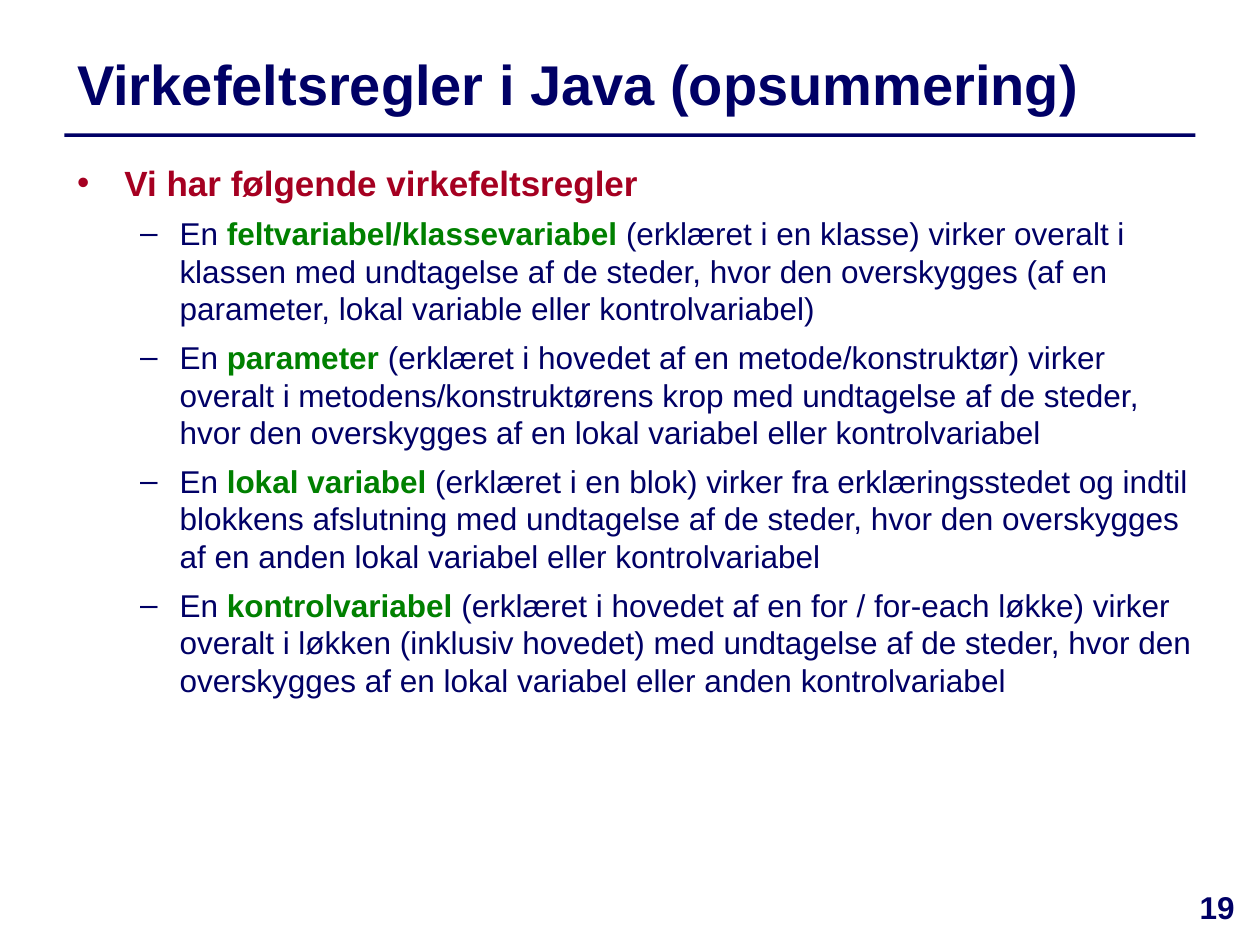
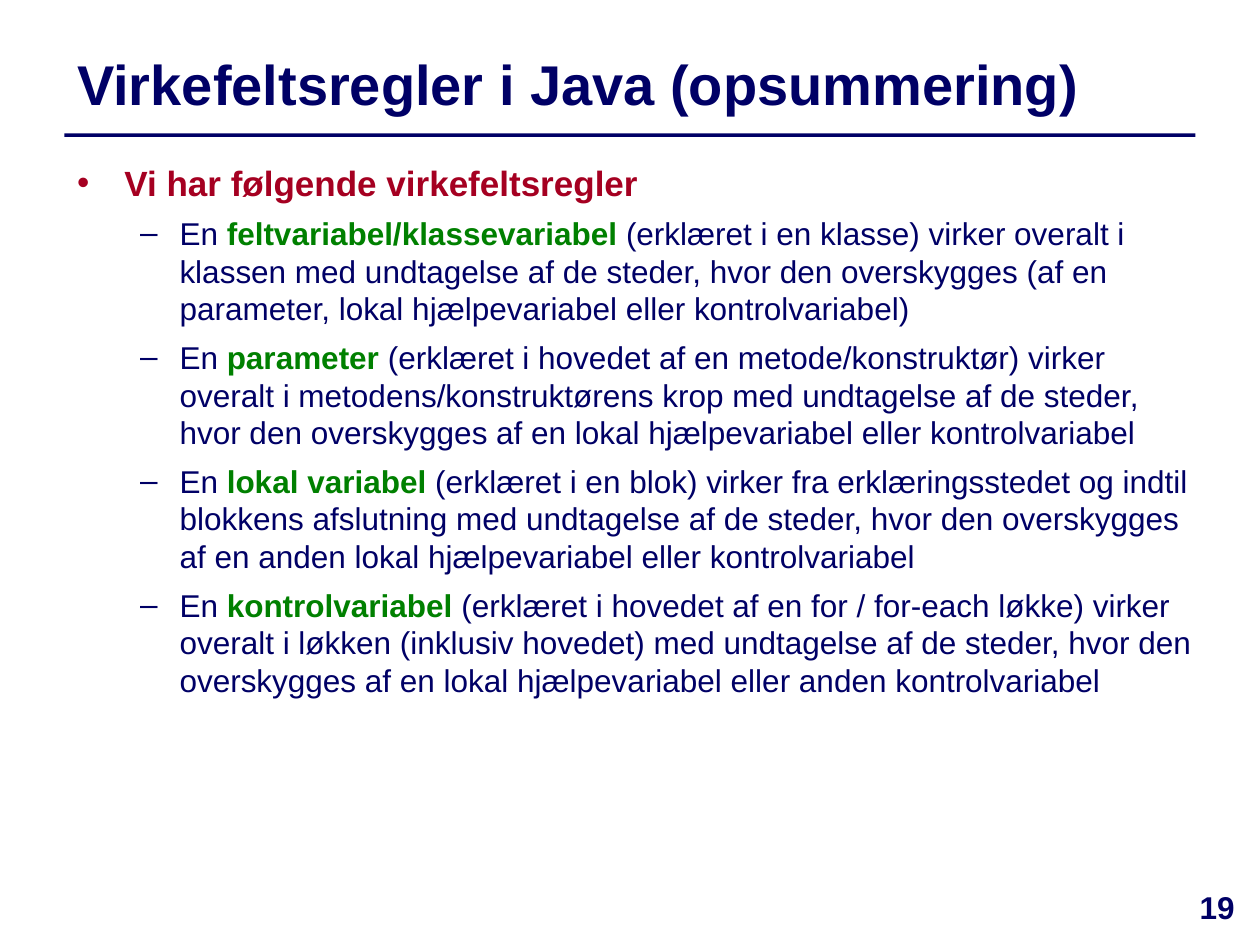
Before and after one commit to IntProgAU/Materiale, a slide deck: slide 19 of web/e23/uge_4b/Slides-Uge4-Torsdag.pptx. Drawn at 1260x945 pixels with LibreOffice and Linux fonts; fonts in the diff are those of the drawing. Boxes give left, top, right and bottom in pixels: in the first picture for what was removed or moved away, otherwise in the second. Text is boxed around its words. In the diff, an @@ line names an element or a change of style, - is before the commit and + after.

```diff
--- a/web/e23/uge_4b/Slides-Uge4-Torsdag.pptx
+++ b/web/e23/uge_4b/Slides-Uge4-Torsdag.pptx
@@ text at <box>180,222,1191,698</box>: text changed @@
-  – En feltvariabel/klassevariabel (erklæret i en klasse) virker overalt i klassen med undtagelse af de steder, hvor den overskygges (af en parameter, lokal variable eller kontrolvariabel)
-  – En parameter (erklæret i hovedet af en metode/konstruktør) virker overalt i metodens/konstruktørens krop med undtagelse af de steder, hvor den overskygges af en lokal variabel eller kontrolvariabel
-  – En lokal variabel (erklæret i en blok) virker fra erklæringsstedet og indtil blokkens afslutning med undtagelse af de steder, hvor den overskygges af en anden lokal variabel eller kontrolvariabel
-  – En kontrolvariabel (erklæret i hovedet af en for / for-each løkke) virker overalt i løkken (inklusiv hovedet) med undtagelse af de steder, hvor den overskygges af en lokal variabel eller anden kontrolvariabel
+  – En feltvariabel/klassevariabel (erklæret i en klasse) virker overalt i klassen med undtagelse af de steder, hvor den overskygges (af en parameter, lokal hjælpevariabel eller kontrolvariabel)
+  – En parameter (erklæret i hovedet af en metode/konstruktør) virker overalt i metodens/konstruktørens krop med undtagelse af de steder, hvor den overskygges af en lokal hjælpevariabel eller kontrolvariabel
+  – En lokal variabel (erklæret i en blok) virker fra erklæringsstedet og indtil blokkens afslutning med undtagelse af de steder, hvor den overskygges af en anden lokal hjælpevariabel eller kontrolvariabel
+  – En kontrolvariabel (erklæret i hovedet af en for / for-each løkke) virker overalt i løkken (inklusiv hovedet) med undtagelse af de steder, hvor den overskygges af en lokal hjælpevariabel eller anden kontrolvariabel
```
Also in this commit, not shown: 4 other slides changed, 4 other files.
